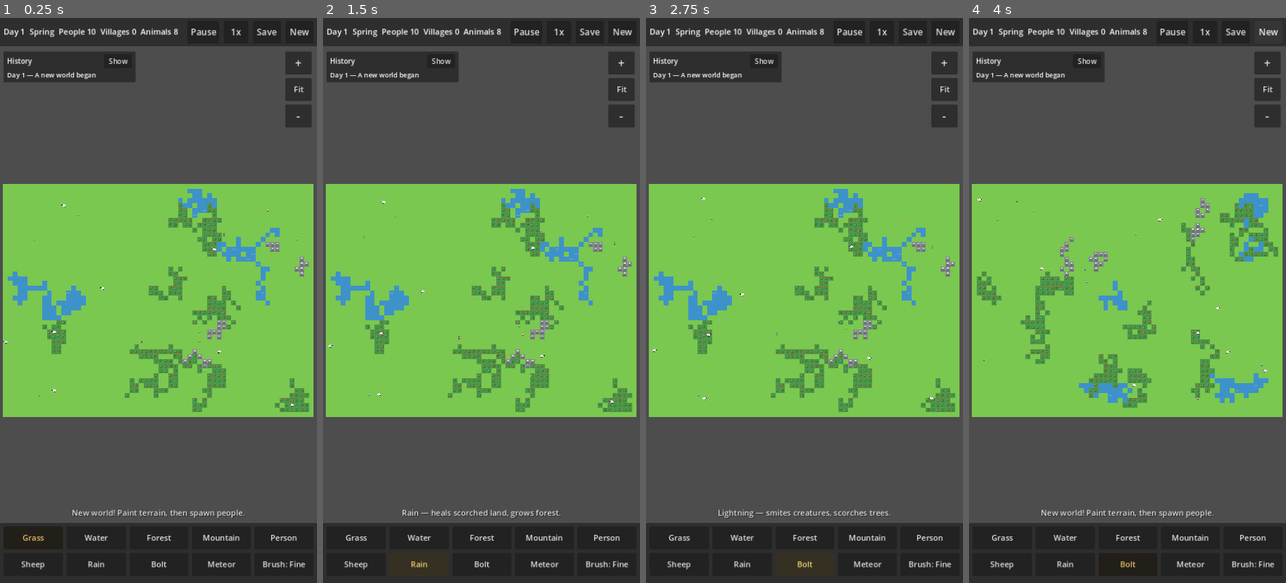
Above: before the commit, frames 1-4 (left to right).
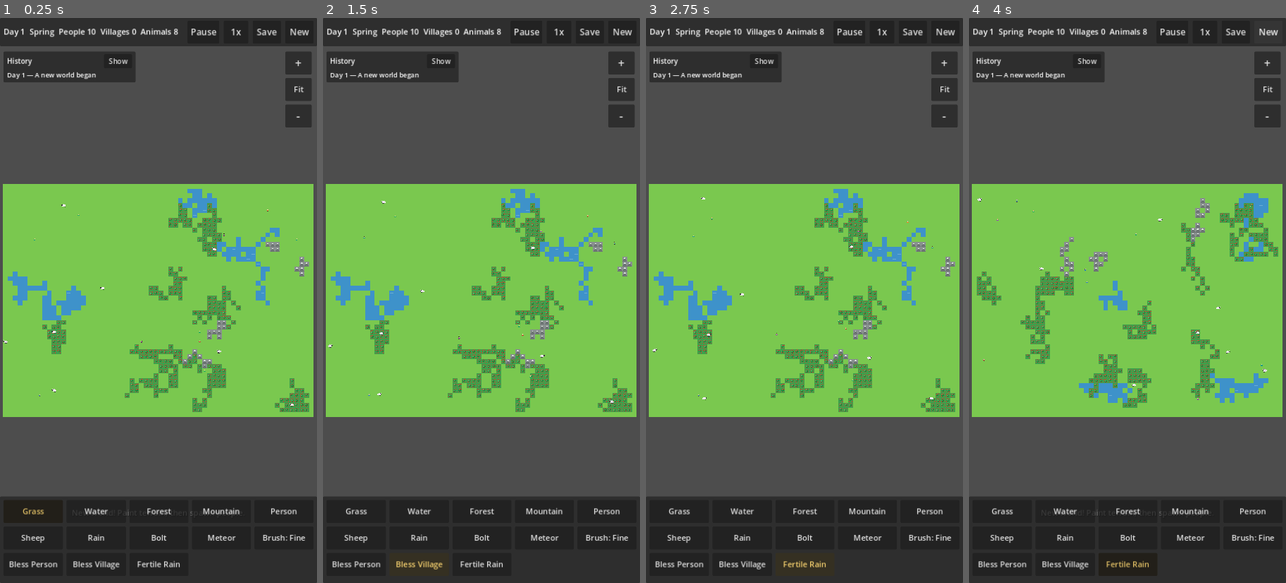
Above: after the commit, the same moments.

Repository: PranayR8/God-Simulator
Game: Godot game, scene res://main.tscn
The game is run twice, just before and just after one commit, with the same random seed, the same clock (stepped at 60 frames per second) and the same inputs.
Inputs (mouse positions are in pixels of both pictures, inside the frame that each line leads up to):
- Up to frame 1 (0.25 s): no input
- Up to frame 2 (1.5 s): click (354, 566) at 0.5 s, where only the run after the commit has a clickable "Bless Person"; click (418, 566) at 1.25 s, where only the run after the commit has a clickable "Bless Village"
- Up to frame 3 (2.75 s): click (804, 566) at 2 s, where only the run after the commit has a clickable "Fertile Rain"
- Up to frame 4 (4 s): click "New" at 2.75 s; click "New" at 3.5 s

The runs differ from the first frame. In frame 1, 5.3% of the frame differs, in the area x 0-100%, y 84-98%; in frame 2, 5.2%; in frame 3, 5.2%; in frame 4, 5.2%.

Commit message:
God Simulator — Godot project + web export (GitHub Pages)

Diff:
--- a/main.tscn
+++ b/main.tscn
@@ -204,7 +204,7 @@
 anchor_top = 1.0
 anchor_right = 1.0
 anchor_bottom = 1.0
-offset_top = -136.0
+offset_top = -196.0
 grow_horizontal = 2
 grow_vertical = 0
 
@@ -288,3 +288,24 @@
 focus_mode = 0
 theme_override_font_sizes/font_size = 18
 text = "Brush: Fine"
+
+[node name="ToolBlessPerson" type="Button" parent="HUD/BottomBar/Margin/ToolGrid"]
+custom_minimum_size = Vector2(120, 52)
+size_flags_horizontal = 3
+focus_mode = 0
+theme_override_font_sizes/font_size = 18
+text = "Bless Person"
+
+[node name="ToolBlessVillage" type="Button" parent="HUD/BottomBar/Margin/ToolGrid"]
+custom_minimum_size = Vector2(120, 52)
+size_flags_horizontal = 3
+focus_mode = 0
+theme_override_font_sizes/font_size = 18
+text = "Bless Village"
+
+[node name="ToolFertileRain" type="Button" parent="HUD/BottomBar/Margin/ToolGrid"]
+custom_minimum_size = Vector2(120, 52)
+size_flags_horizontal = 3
+focus_mode = 0
+theme_override_font_sizes/font_size = 18
+text = "Fertile Rain"
--- a/scripts/agent.gd
+++ b/scripts/agent.gd
@@ -65,6 +65,14 @@
 
 var village: int = -1  # index into Villages.villages; -1 = no village yet (a nomad)
 
+## Blessings (Phase 8). A blessed person is marked by the god: they walk
+## faster, recover health faster, and live longer. The blessing is for
+## life — it is set when the god blesses them and never wears off.
+var blessed: bool = false
+const BLESS_SPEED_MULT := 1.5    # blessed people walk half again as fast
+const BLESS_REGEN_MULT := 3.0    # blessed people recover health 3x as fast
+const BLESS_LIFESPAN_MULT := 1.5 # blessed people live half again as long
+
 func _init(p_kind: int, p_pos: Vector2) -> void:
 	kind = p_kind
 	pos = p_pos
@@ -80,8 +88,13 @@
 	return kind == Kind.PERSON and age >= ELDER_TICKS
 
 func speed() -> float:
+	var s := 0.0
 	if kind == Kind.SHEEP:
-		return SHEEP_SPEED
-	if is_elder():
-		return PERSON_SPEED * ELDER_SPEED_FACTOR
-	return PERSON_SPEED
+		s = SHEEP_SPEED
+	elif is_elder():
+		s = PERSON_SPEED * ELDER_SPEED_FACTOR
+	else:
+		s = PERSON_SPEED
+	if blessed:
+		s *= BLESS_SPEED_MULT
+	return s
--- a/scripts/agents.gd
+++ b/scripts/agents.gd
@@ -45,6 +45,13 @@
 
 ## The season right now (set by tick; Main owns the day count).
 var season: int = GodSimWorld.SEASON_SPRING
+var current_day: int = 1  # set by tick(); the village blessing is dated by day
+
+## Blessings (Phase 8). A blessed village is fertile and productive for
+## a season: its people breed twice as often, and each farmer brings in
+## one extra unit of food per work-cycle.
+const BLESS_VILLAGE_BREED_MULT := 2.0
+const BLESS_VILLAGE_FARMER_BONUS := 1.0
 
 var agents: Array[SimAgent] = []
 var world: GodSimWorld = null
@@ -111,8 +118,9 @@
 
 ## One simulation tick: hunger and health, movement, then maybe breed.
 ## dt is the tick length in seconds (used for movement).
-func tick(dt: float, p_season: int) -> void:
+func tick(dt: float, p_season: int, p_day: int) -> void:
 	season = p_season
+	current_day = p_day
 	var i := 0
 	while i < agents.size():
 		var a := agents[i]
@@ -168,10 +176,14 @@
 		# grows nothing (the land is frozen), so the village lives off
 		# what it stored. Spring and Summer are the normal 1 unit.
 		if _has_forest_in_inner_half(v, radius * 0.5) and season != GodSimWorld.SEASON_WINTER:
+			var gain := 1.0
 			if season == GodSimWorld.SEASON_AUTUMN:
-				v.food += HARVEST_AUTUMN_FOOD
-			else:
-				v.food += 1.0
+				gain = HARVEST_AUTUMN_FOOD
+			# Phase 8 — a blessed village's farmers bring in one extra
+			# unit per cycle (the blessing's growth).
+			if villages.is_blessed(v, current_day):
+				gain += BLESS_VILLAGE_FARMER_BONUS
+			v.food += gain
 	elif a.job == SimAgent.JOB_WOODCUTTER:
 		a.job_timer = 120.0
 		var t := _furthest_forest_tile(v, radius * 0.5, radius + 2.0 * GodSimWorld.TILE)
@@ -245,7 +257,10 @@
 		# — unless the winter cold is biting (an unprotected person
 		# doesn't recover in winter; see _update_cold).
 		if not (season == GodSimWorld.SEASON_WINTER and _winter_protection(a) < 1.0):
-			a.health = minf(HEALTH_MAX, a.health + HEALTH_REGEN_PER_TICK)
+			var regen := HEALTH_REGEN_PER_TICK
+			if a.blessed:
+				regen *= SimAgent.BLESS_REGEN_MULT
+			a.health = minf(HEALTH_MAX, a.health + regen)
 	return false
 
 ## How protected this person is from the winter cold (Phase 7):
@@ -426,6 +441,12 @@
 		return BREED_WINTER_MULT
 	return 1.0
 
+## Is this person in a village that is currently blessed (Phase 8)?
+func _village_blessed(a: SimAgent) -> bool:
+	if a.village < 0 or villages == null or a.village >= villages.villages.size():
+		return false
+	return villages.is_blessed(villages.villages[a.village], current_day)
+
 func _try_breed() -> void:	# A creature breeds when it stands next to another of its kind on good
 	# land, its cooldown has expired, and the population cap allows it.
 	# (We iterate a copy of the list because breeding appends to it.)
@@ -451,7 +472,10 @@
 		var t := world.get_terrain(tile.x, tile.y)
 		if t != GodSimWorld.Terrain.GRASS and t != GodSimWorld.Terrain.FOREST:
 			continue
-		if _has_neighbour(a, 30.0) and _rng.randf() < BREED_CHANCE * _breed_multiplier():
+		var breed_mult := _breed_multiplier()
+		if _village_blessed(a):
+			breed_mult *= BLESS_VILLAGE_BREED_MULT
+		if _has_neighbour(a, 30.0) and _rng.randf() < BREED_CHANCE * breed_mult:
 			var child := SimAgent.new(
 				a.kind,
 				a.pos + Vector2(_rng.randf_range(-8, 8), _rng.randf_range(-8, 8))
@@ -490,6 +514,20 @@
 	return dead
 
 ## How many people stand within radius_tiles of a tile (used by villages).
+## The nearest PERSON within radius_px of a point, or null. Bless
+## Person (Phase 8) targets through this — the god taps a person.
+func nearest_person(pos: Vector2, radius_px: float) -> SimAgent:
+	var best: SimAgent = null
+	var best_d := radius_px
+	for a in agents:
+		if a.kind != SimAgent.Kind.PERSON:
+			continue
+		var d := a.pos.distance_to(pos)
+		if d <= best_d:
+			best = a
+			best_d = d
+	return best
+
 func people_near(tile: Vector2i, radius_tiles: int) -> int:
 	var center := world.tile_to_world(tile.x, tile.y)
 	var n := 0
@@ -512,6 +550,14 @@
 func _draw_person(a: SimAgent) -> void:
 	var bob := sin(a.age * 0.9) * 1.0
 	var p := a.pos + Vector2(0, bob)
+	# Phase 8 — a blessed person stands out: a golden glow and a gold
+	# ring around them, drawn behind the figure. The glow is strong
+	# enough to spot at fit zoom — a blessed person should read as
+	# golden from across the map, not just up close.
+	if a.blessed:
+		var sc0 := 0.62 if a.is_child() else 1.0
+		draw_circle(p, 13.0 * sc0, Color(1.0, 0.85, 0.2, 0.45))
+		draw_arc(p, 10.0 * sc0, 0, TAU, 24, Color(1.0, 0.85, 0.2, 1.0), 2.5 * sc0)
 	var skin := SimAgent.PERSON_COLOR
 	var dark := Color("#5a4632")
 	var sc := 0.62 if a.is_child() else 1.0
--- a/scripts/hud.gd
+++ b/scripts/hud.gd
@@ -27,6 +27,9 @@
 const TOOL_RAIN := "rain"
 const TOOL_LIGHTNING := "lightning"
 const TOOL_METEOR := "meteor"
+const TOOL_BLESS_PERSON := "bless_person"
+const TOOL_BLESS_VILLAGE := "bless_village"
+const TOOL_FERTILE_RAIN := "fertile_rain"
 
 var current_tool: String = TOOL_PAINT_GRASS
 var brush_wide: bool = false
@@ -53,6 +56,8 @@
 var log_expanded := false
 
 var _tool_buttons := {}
+var _tool_powers := {}
+var _last_cooldown_state := {}
 
 func _ready() -> void:
 	_tool_buttons = {
@@ -65,6 +70,16 @@
 		TOOL_RAIN: $BottomBar/Margin/ToolGrid/ToolRain,
 		TOOL_LIGHTNING: $BottomBar/Margin/ToolGrid/ToolLightning,
 		TOOL_METEOR: $BottomBar/Margin/ToolGrid/ToolMeteor,
+		TOOL_BLESS_PERSON: $BottomBar/Margin/ToolGrid/ToolBlessPerson,
+		TOOL_BLESS_VILLAGE: $BottomBar/Margin/ToolGrid/ToolBlessVillage,
+		TOOL_FERTILE_RAIN: $BottomBar/Margin/ToolGrid/ToolFertileRain,
+	}
+	# Which Power enum each blessing tool maps to, for the cooldown
+	# display (update_cooldowns greys a button out while it recharges).
+	_tool_powers = {
+		TOOL_BLESS_PERSON: Powers.Power.BLESS_PERSON,
+		TOOL_BLESS_VILLAGE: Powers.Power.BLESS_VILLAGE,
+		TOOL_FERTILE_RAIN: Powers.Power.FERTILE_RAIN,
 	}
 	for tool in _tool_buttons:
 		var button: Button = _tool_buttons[tool]
@@ -95,6 +110,19 @@
 
 func set_hint(text: String) -> void:
 	_hint_label.text = text
+
+## Grey out a blessing's button while it recharges (and light it back
+## up when ready). Only touches a button when its state actually
+## changed, so this can run every tick without flicker.
+func update_cooldowns(cooldowns: Dictionary) -> void:
+	for tool in _tool_powers:
+		var power: int = _tool_powers[tool]
+		var on_cooldown := int(cooldowns.get(power, 0)) > 0
+		if _last_cooldown_state.get(tool, false) == on_cooldown:
+			continue
+		_last_cooldown_state[tool] = on_cooldown
+		var button: Button = _tool_buttons[tool]
+		button.disabled = on_cooldown
 
 ## Redraw the history panel from the log's entries (dictionaries with
 ## "day" and "text"). Newest entry first; the collapsed one-liner shows
--- a/scripts/main.gd
+++ b/scripts/main.gd
@@ -15,7 +15,7 @@
 const SPEEDS := [1, 2, 4]
 const MIN_ZOOM := 0.2
 const MAX_ZOOM := 2.5
-const HUD_RESERVE_PX := 200.0  # top bar + bottom toolbar, kept out of "fit"
+const HUD_RESERVE_PX := 260.0  # top bar (64) + bottom toolbar (196, three rows), kept out of "fit"
 
 var paused := false
 var speed_index := 0
@@ -58,6 +58,7 @@
 	villages.agents = agents
 	powers.world = world
 	powers.agents = agents
+	powers.villages = villages
 	# History: villages and births report through signals; Main stamps
 	# the day and writes them into the log, and the HUD redraws.
 	agents.child_born.connect(_on_child_born)
@@ -135,7 +136,8 @@
 		event_log.add(day, _season_arrival_text(season))
 	_last_season = season
 	world.tick(season)  # berries regrow (by season)
-	agents.tick(TICK_INTERVAL, season)
+	powers.tick_cooldowns()  # blessing cooldowns count down
+	agents.tick(TICK_INTERVAL, season, day)
 	villages.tick(day)
 	if total_ticks % 40 == 0:
 		_save_quietly()  # autosave every 40 ticks (~10s at 1x)
@@ -143,6 +145,7 @@
 
 func _update_hud() -> void:
 	hud.update_stats(day, GodSimWorld.season_name_for_day(day), agents.count_people(), villages.count(), agents.count_animals())
+	hud.update_cooldowns(powers.cooldowns)
 
 ## What the log says when a season arrives.
 func _season_arrival_text(season: int) -> String:
@@ -337,6 +340,47 @@
 			if is_start:
 				_log_power(current_tool, killed)
 			_update_hud()
+		Hud.TOOL_BLESS_PERSON, Hud.TOOL_BLESS_VILLAGE, Hud.TOOL_FERTILE_RAIN:
+			# Blessings are one deliberate tap each, never a drag — and
+			# a tap with no target (or on cooldown) spends nothing.
+			if is_start:
+				_apply_blessing(tile)
+				_update_hud()
+
+## A blessing tap: bless the person / village / land at this tile.
+## -1 = the blessing is recharging, 0 = nothing there to bless,
+## 1 = blessed (and logged). Neither failure spends the cooldown.
+func _apply_blessing(tile: Vector2i) -> void:
+	var result := 0
+	match current_tool:
+		Hud.TOOL_BLESS_PERSON:
+			result = powers.bless_person_at(tile)
+			if result == 1:
+				event_log.add(day, "A golden light blessed a villager")
+			elif result == -1:
+				hud.set_hint("Bless Person is recharging — %d day(s) left." % _cooldown_days(Powers.Power.BLESS_PERSON))
+			else:
+				hud.set_hint("No one there to bless — tap a person.")
+		Hud.TOOL_BLESS_VILLAGE:
+			result = powers.bless_village_at(tile, day)
+			if result == 1:
+				var idx := villages.village_at_tile(tile)
+				var vname := "A village" if idx < 0 else villages.villages[idx].name
+				event_log.add(day, "%s was blessed — it will grow fast this season" % vname)
+			elif result == -1:
+				hud.set_hint("Bless Village is recharging — %d day(s) left." % _cooldown_days(Powers.Power.BLESS_VILLAGE))
+			else:
+				hud.set_hint("No village here to bless — tap inside a territory.")
+		Hud.TOOL_FERTILE_RAIN:
+			result = powers._apply_fertile_rain(tile)
+			if result == 1:
+				event_log.add(day, "Fertile rain fell — the forest is heavy with food")
+			elif result == -1:
+				hud.set_hint("Fertile Rain is recharging — %d day(s) left." % _cooldown_days(Powers.Power.FERTILE_RAIN))
+
+## Whole days left on a blessing's cooldown (at least 1 while it runs).
+func _cooldown_days(power: int) -> int:
+	return maxi(1, int(ceil(float(powers.cooldown_remaining(power)) / float(TICKS_PER_DAY))))
 
 ## One log line for a power the player just used.
 func _log_power(tool: String, killed: int) -> void:
--- a/scripts/powers.gd
+++ b/scripts/powers.gd
@@ -1,18 +1,57 @@
 class_name Powers
 extends Node2D
 
-## God powers: Rain, Lightning, Meteor. Each one edits the world grid
-## (via GodSimWorld) and the agents, and adds a short-lived visual effect
-## that fades away on its own. Effects are drawn here in _draw().
-
-enum Power { RAIN, LIGHTNING, METEOR }
+## God powers: Rain, Lightning, Meteor, and (Phase 8) the blessings —
+## Bless Person, Bless Village, Fertile Rain. Each one edits the world
+## grid (via GodSimWorld) and the agents, and adds a short-lived visual
+## effect that fades away on its own. Effects are drawn here in _draw().
+## The blessings have cooldowns (in ticks; 120 ticks = 1 day), so the
+## player chooses where to spend their favour instead of blessing
+## everything at once.
+
+enum Power { RAIN, LIGHTNING, METEOR, BLESS_PERSON, BLESS_VILLAGE, FERTILE_RAIN }
 
 const RAIN_RADIUS := 4       # tiles
 const LIGHTNING_RADIUS := 2  # tiles (kill + scorch)
 const METEOR_RADIUS := 3     # tiles (crater)
 
+## Bless Person: tap a person within 2 tiles. They walk faster, recover
+## health faster, and live longer — for life.
+const BLESS_PERSON_RADIUS := 2   # tiles (how close the tap must be)
+const BLESS_PERSON_COOLDOWN := 120  # 1 day
+## Bless Village: tap a village's land. Fertility and growth for a
+## season — its people breed twice as often, its farmers bring in one
+## extra unit of food per cycle.
+const BLESS_VILLAGE_DAYS := 15     # one season
+const BLESS_VILLAGE_COOLDOWN := 600  # 5 days
+## Fertile Rain: like rain, but grows food — every forest tile in the
+## radius gains berries (up to the max).
+const FERTILE_RAIN_RADIUS := 4  # tiles
+const FERTILE_RAIN_BERRIES := 2  # berries added to each forest tile
+const FERTILE_RAIN_COOLDOWN := 120  # 1 day
+
 var world: GodSimWorld = null
 var agents: Agents = null
+var villages: Villages = null
+
+## Cooldowns, power -> remaining ticks (0/absent = ready).
+var cooldowns: Dictionary = {}
+
+## Ticks left before this power can be used again (0 = ready).
+func cooldown_remaining(power: int) -> int:
+	return int(cooldowns.get(power, 0))
+
+## One tick of cooldown time passing — Main calls this every tick.
+func tick_cooldowns() -> void:
+	for p in cooldowns.keys():
+		var left := int(cooldowns[p]) - 1
+		if left <= 0:
+			cooldowns.erase(p)
+		else:
+			cooldowns[p] = left
+
+func _start_cooldown(power: int, ticks: int) -> void:
+	cooldowns[power] = ticks
 
 # Transient visuals. Each entry is a Dictionary:
 # { "kind": Power, "pos": Vector2, "ttl": float, "max": float,
@@ -35,6 +74,8 @@
 			killed = _apply_lightning(tile)
 		Power.METEOR:
 			killed = _apply_meteor(tile)
+		Power.FERTILE_RAIN:
+			_apply_fertile_rain(tile)
 	queue_redraw()
 	world.queue_redraw()
 	agents.queue_redraw()
@@ -104,6 +145,78 @@
 		"kind": Power.METEOR, "pos": pos, "ttl": 0.8, "max": 0.8,
 	})
 	return killed
+
+## Bless Person (Phase 8). Returns 1 when someone was blessed, 0 when
+## there is nobody near the tap, -1 when the blessing is recharging.
+## A blessed person is marked for life: faster, stronger (health
+## recovers 3x as fast), longer-lived (lifespan x1.5).
+func bless_person_at(tile: Vector2i) -> int:
+	if cooldown_remaining(Power.BLESS_PERSON) > 0:
+		return -1
+	var pos := world.tile_to_world(tile.x, tile.y)
+	var a := agents.nearest_person(pos, BLESS_PERSON_RADIUS * GodSimWorld.TILE)
+	if a == null:
+		return 0
+	a.blessed = true
+	a.lifespan *= SimAgent.BLESS_LIFESPAN_MULT
+	_start_cooldown(Power.BLESS_PERSON, BLESS_PERSON_COOLDOWN)
+	_effects.append({
+		"kind": Power.BLESS_PERSON, "pos": a.pos,
+		"ttl": 0.9, "max": 0.9,
+	})
+	queue_redraw()
+	agents.queue_redraw()
+	return 1
+
+## Bless Village (Phase 8). Returns 1 when a village was blessed, 0
+## when the tap is on no village's land, -1 when recharging. The
+## blessing lasts a season (15 days): births double, farmers bring in
+## one extra unit of food per cycle.
+func bless_village_at(tile: Vector2i, day: int) -> int:
+	if cooldown_remaining(Power.BLESS_VILLAGE) > 0:
+		return -1
+	var idx := villages.village_at_tile(tile)
+	if idx < 0:
+		return 0
+	var v: Villages.VillageData = villages.villages[idx]
+	v.blessed_until_day = day + BLESS_VILLAGE_DAYS
+	_start_cooldown(Power.BLESS_VILLAGE, BLESS_VILLAGE_COOLDOWN)
+	_effects.append({
+		"kind": Power.BLESS_VILLAGE,
+		"pos": world.tile_to_world(v.tile.x, v.tile.y),
+		"ttl": 1.2, "max": 1.2,
+	})
+	queue_redraw()
+	villages.queue_redraw()
+	return 1
+
+## Fertile Rain (Phase 8). Like rain, but it grows food: every forest
+## tile in the radius gains berries, up to the max. Returns 1, or -1
+## when recharging.
+func _apply_fertile_rain(center: Vector2i) -> int:
+	if cooldown_remaining(Power.FERTILE_RAIN) > 0:
+		return -1
+	for dy in range(-FERTILE_RAIN_RADIUS, FERTILE_RAIN_RADIUS + 1):
+		for dx in range(-FERTILE_RAIN_RADIUS, FERTILE_RAIN_RADIUS + 1):
+			if dx * dx + dy * dy > FERTILE_RAIN_RADIUS * FERTILE_RAIN_RADIUS:
+				continue
+			var x := center.x + dx
+			var y := center.y + dy
+			if not world.in_bounds(x, y):
+				continue
+			if world.get_terrain(x, y) != GodSimWorld.Terrain.FOREST:
+				continue
+			var t := Vector2i(x, y)
+			var n: int = world.berries.get(t, 0)
+			world.berries[t] = mini(n + FERTILE_RAIN_BERRIES, GodSimWorld.BERRY_MAX)
+	_start_cooldown(Power.FERTILE_RAIN, FERTILE_RAIN_COOLDOWN)
+	_effects.append({
+		"kind": Power.FERTILE_RAIN,
+		"pos": world.tile_to_world(center.x, center.y),
+		"ttl": 0.9, "max": 0.9,
+	})
+	world.queue_redraw()
+	return 1
 
 func _process(delta: float) -> void:
 	if _effects.is_empty():
@@ -131,3 +244,15 @@
 			Power.METEOR:
 				draw_circle(pos, 90.0 * (1.0 - f) + 12.0, Color(1.0, 0.55, 0.2, 0.5 * f))
 				draw_circle(pos, 30.0, Color(1.0, 0.8, 0.3, 0.8 * f))
+			Power.BLESS_PERSON:
+				# A golden burst that fades, leaving the person's own
+				# golden aura (drawn in agents.gd) behind.
+				draw_circle(pos, 40.0 * (1.0 - f) + 8.0, Color(1.0, 0.85, 0.2, 0.5 * f))
+				draw_circle(pos, 12.0, Color(1.0, 0.95, 0.5, 0.9 * f))
+			Power.BLESS_VILLAGE:
+				# A gold ring that expands out to the territory edge.
+				draw_arc(pos, 140.0 * (1.0 - f) + 12.0, 0, TAU, 48, Color(1.0, 0.85, 0.2, 0.7 * f), 3.0)
+			Power.FERTILE_RAIN:
+				# Green-gold rain: food growing, not water falling.
+				draw_circle(pos, 60.0 * (1.0 - f) + 10.0, Color(0.4, 0.9, 0.3, 0.35 * f))
+				draw_circle(pos, 30.0 * (1.0 - f) + 6.0, Color(1.0, 0.85, 0.2, 0.5 * f))
--- a/scripts/save_system.gd
+++ b/scripts/save_system.gd
@@ -57,7 +57,7 @@
 		# are likewise stored for everyone (sheep keep 0, which they
 		# ignore) so a loaded world keeps its generations instead of
 		# resetting everyone to a newborn.
-		out.append({"kind": a.kind, "x": a.pos.x, "y": a.pos.y, "hunger": a.hunger, "health": a.health, "age": a.age, "lifespan": a.lifespan, "job": a.job})
+		out.append({"kind": a.kind, "x": a.pos.x, "y": a.pos.y, "hunger": a.hunger, "health": a.health, "age": a.age, "lifespan": a.lifespan, "job": a.job, "blessed": a.blessed})
 	return out
 
 ## Berries as a flat list of [x, y, count] triples (only tiles that
@@ -72,7 +72,7 @@
 func _villages_to_data(villages: Villages) -> Array:
 	var out: Array = []
 	for v in villages.villages:
-		out.append({"name": v.name, "x": v.tile.x, "y": v.tile.y, "day": v.founded_day, "color": v.color.to_html(), "food": v.food, "wood": v.wood, "extra_houses": v.extra_houses_built})
+		out.append({"name": v.name, "x": v.tile.x, "y": v.tile.y, "day": v.founded_day, "color": v.color.to_html(), "food": v.food, "wood": v.wood, "extra_houses": v.extra_houses_built, "blessed_until": v.blessed_until_day})
 	return out
 
 ## Rebuild the world from loaded data. Returns false if the data is empty
@@ -115,6 +115,7 @@
 		# Old saves have no job — JOB_NONE, and the village hires them
 		# at the next scan.
 		na.job = int(d.get("job", -1))
+		na.blessed = bool(d.get("blessed", false))
 		agents.agents.append(na)
 	villages.clear_all()
 	for item in data.get("villages", []):
@@ -137,6 +138,7 @@
 		nv.food = float(d.get("food", 0.0))
 		nv.wood = float(d.get("wood", 0.0))
 		nv.extra_houses_built = int(d.get("extra_houses", 0))
+		nv.blessed_until_day = int(d.get("blessed_until", 0))
 		villages.villages.append(nv)
 	event_log.from_data(data.get("log", []))
 	world.queue_redraw()
--- a/scripts/village.gd
+++ b/scripts/village.gd
@@ -41,6 +41,11 @@
 	## basic dwellings — so a village with builders but no wood still
 	## has its basic houses; it just doesn't get the extra ones.
 	var extra_houses_built: int = 0
+	## Phase 8 — blessing. blessed_until_day is the first day the
+	## blessing has worn off (0 = never blessed). While the current day
+	## is before it, the village is blessed: its people breed twice as
+	## often and its farmers bring in one extra unit of food per cycle.
+	var blessed_until_day: int = 0
 
 	func _init(p_name: String, p_tile: Vector2i, p_day: int, p_color: Color) -> void:
 		name = p_name
@@ -117,7 +122,10 @@
 	return villages.size()
 
 ## One simulation tick: look for new villages and new citizens, then redraw.
-func tick(current_day: int) -> void:
+var current_day: int = 1  # the day this tick is for; _draw uses it for the blessed border
+
+func tick(p_day: int) -> void:
+	current_day = p_day
 	# Founding and claiming scan people, so only do them every 8th tick —
 	# villages don't need to appear instantly.
 	_scan_counter += 1
@@ -332,6 +340,27 @@
 func label_text(v: VillageData) -> String:
 	return "%s · %s · %d · F%d · W%d" % [v.name, stage_name(v), population_of(v), int(v.food), int(v.wood)]
 
+## Is this village currently blessed (Phase 8)? The blessing lasts a
+## season — 15 days from the day it was given.
+func is_blessed(v: VillageData, day: int) -> bool:
+	return day < v.blessed_until_day
+
+## Which village's territory contains this tile (nearest centre wins),
+## or -1 if the tile belongs to no village. Bless Village (Phase 8)
+## targets through this — the god taps a village's land.
+func village_at_tile(tile: Vector2i) -> int:
+	var pos := world.tile_to_world(tile.x, tile.y)
+	var best := -1
+	var best_d := 1e9
+	for i in villages.size():
+		var v: VillageData = villages[i]
+		var center := world.tile_to_world(v.tile.x, v.tile.y)
+		var d := pos.distance_to(center)
+		if d <= territory_radius_px(v) and d < best_d:
+			best = i
+			best_d = d
+	return best
+
 ## The territory radius from population alone, before the neighbour
 ## cap — the village's natural size, used for its sphere of
 ## influence (see _try_join_nearby_village). The cap grows with the
@@ -514,9 +543,14 @@
 		var radius := territory_radius_px(v)
 		var stage := stage_of(v)
 		# Territory: a faint tint of the village colour, with a border
-		# circle so the edge of the land is visible.
+		# circle so the edge of the land is visible. A blessed village
+		# (Phase 8) wears a gold border instead, so you can see at a
+		# glance where the god's favour rests.
 		draw_circle(center, radius, Color(v.color, 0.06))
-		draw_arc(center, radius, 0, TAU, 64, Color(v.color, 0.65), 2.0)
+		if is_blessed(v, current_day):
+			draw_arc(center, radius, 0, TAU, 64, Color(1.0, 0.85, 0.2, 0.9), 3.0)
+		else:
+			draw_arc(center, radius, 0, TAU, 64, Color(v.color, 0.65), 2.0)
 		# A wall ring at Town and above — a stone circle just inside
 		# the territory border.
 		if stage >= 2:
Not shown, changed: ROADMAP.md
Not shown, changed: docs/index.pck
